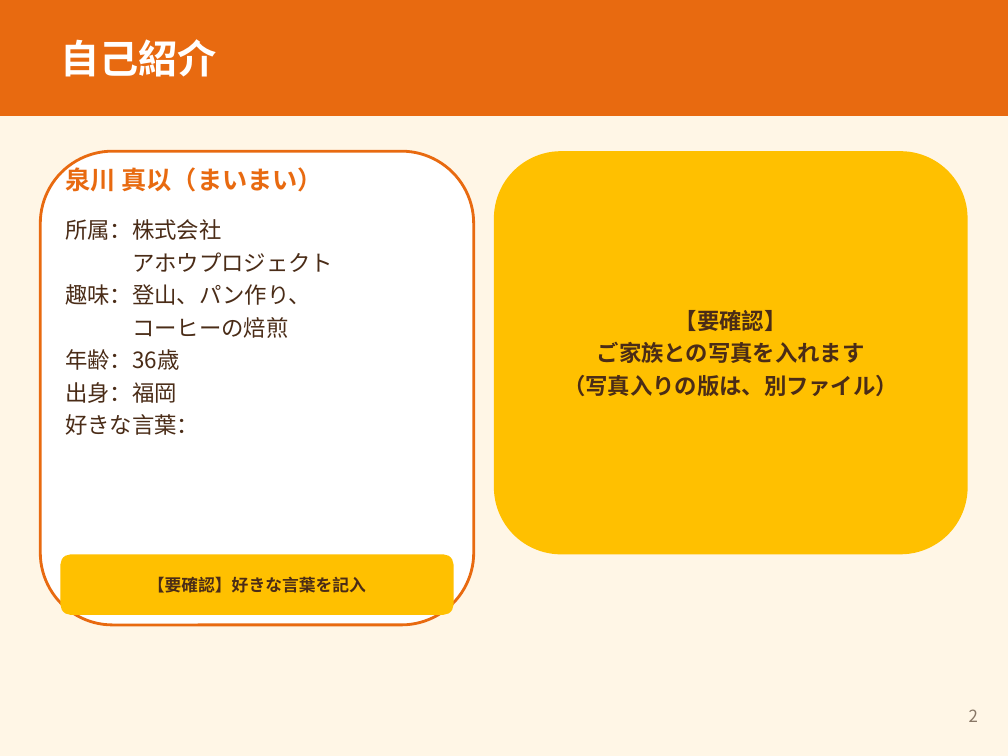
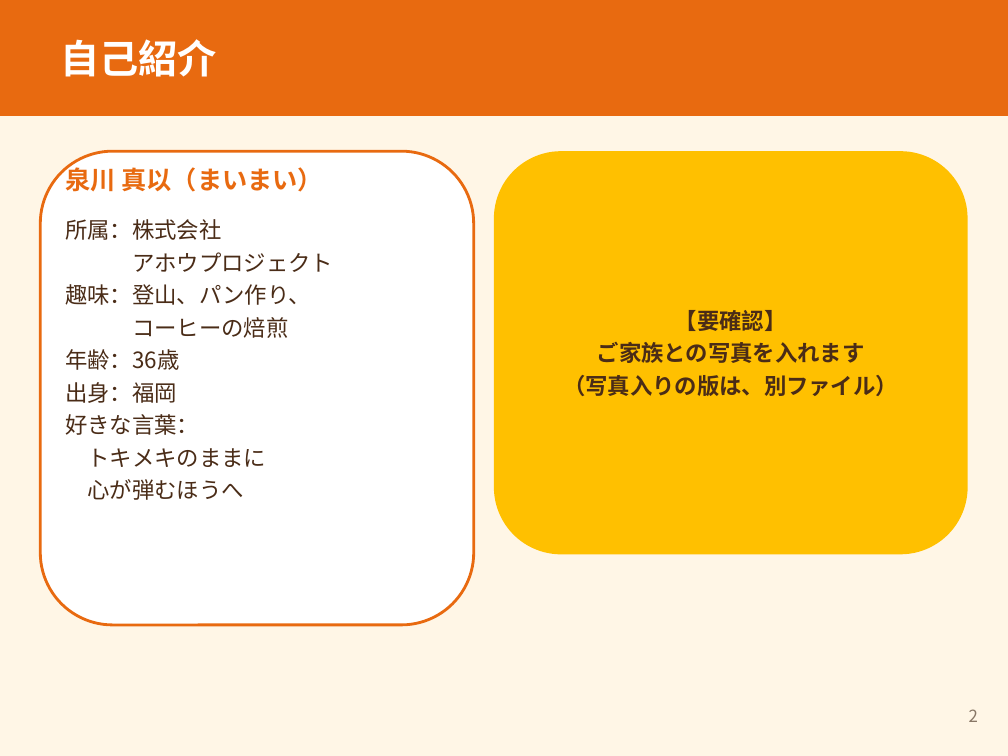
Before and after one commit to ahouprojectmaimai-beep/claude, a slide deck: slide 2 of horimaru/01_ほりまる面接紙芝居_案.pptx. Drawn at 1008x756 pixels with LibreOffice and Linux fonts; fonts in the diff are those of the drawing. Boxes give left, top, right and bottom in pixels: in the first picture for what was removed or moved away, otherwise in the second. Text is boxed around its words. In the diff, an @@ line names an element or a change of style, - is before the commit and + after.

```diff
--- a/horimaru/01_ほりまる面接紙芝居_案.pptx
+++ b/horimaru/01_ほりまる面接紙芝居_案.pptx
@@ text at [88, 448, 267, 500]: paragraphs added @@
+トキメキのままに
+心が弾むほうへ
@@ rounded rectangle removed at [60, 554, 454, 615] @@
@@ text removed at [148, 576, 366, 593] @@
-【要確認】好きな言葉を記入
```
